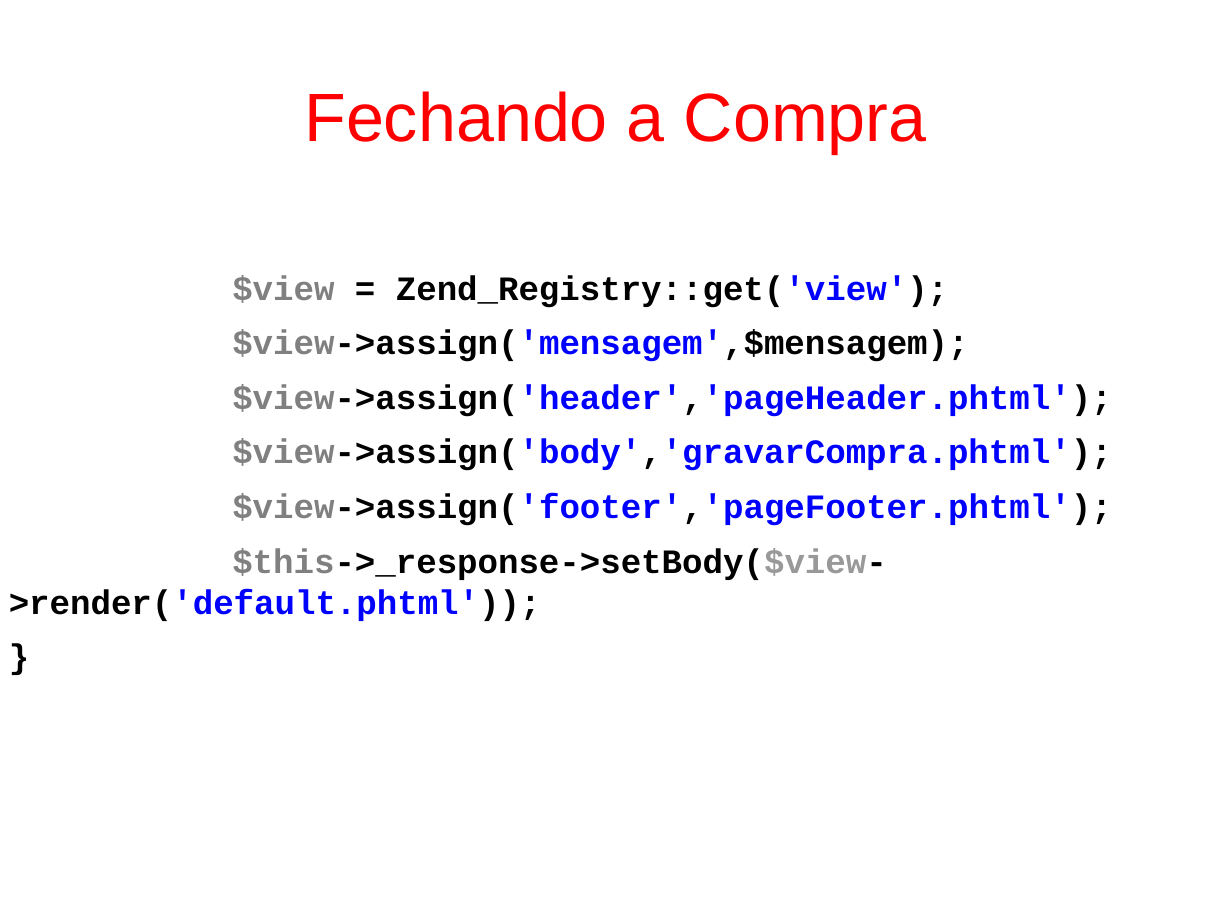
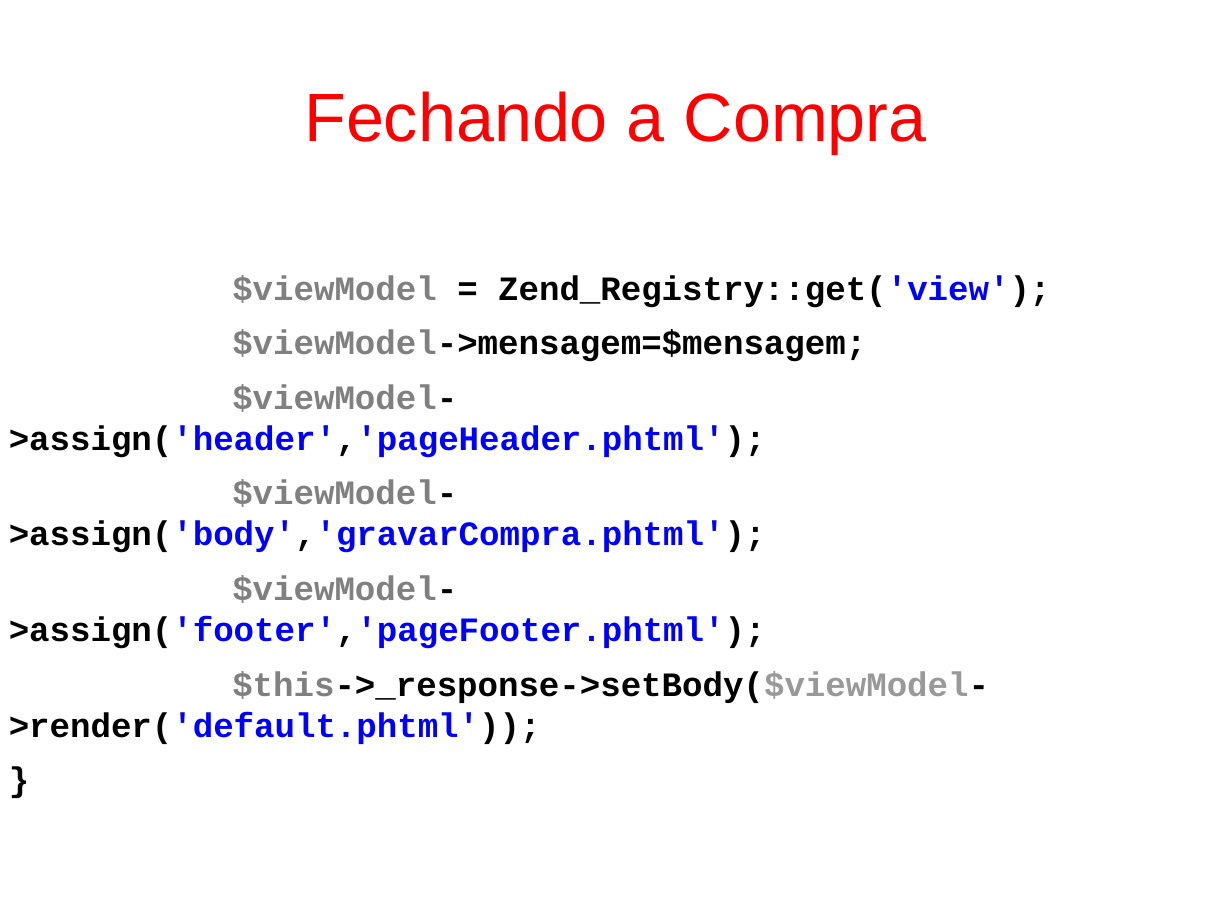
Before and after one commit to fgsl/lojasacme, a slide deck: slide 130 of docs/tutorial.odp. Drawn at 1232x924 pixels with LibreOffice and Linux fonts; fonts in the diff are those of the drawing. Boxes give left, top, right and bottom in pixels: in the first picture for what was removed or moved away, otherwise in the second. Text is boxed around its words. In the diff, an @@ line names an element or a change of style, - is before the commit and + after.

```diff
--- a/docs/tutorial.odp
+++ b/docs/tutorial.odp
@@ text at <box>9,275,1050,744</box>: text changed @@
-$view = Zend_Registry::get('view');
-$view->assign('mensagem',$mensagem);
-$view->assign('header','pageHeader.phtml');
-$view->assign('body','gravarCompra.phtml');
-$view->assign('footer','pageFooter.phtml');
-$this->_response->setBody($view->render('default.phtml'));
+$viewModel = Zend_Registry::get('view');
+$viewModel->mensagem=$mensagem;
+$viewModel->assign('header','pageHeader.phtml');
+$viewModel->assign('body','gravarCompra.phtml');
+$viewModel->assign('footer','pageFooter.phtml');
+$this->_response->setBody($viewModel->render('default.phtml'));
```
Also in this commit, not shown: 34 other slides changed, 1 other file.
